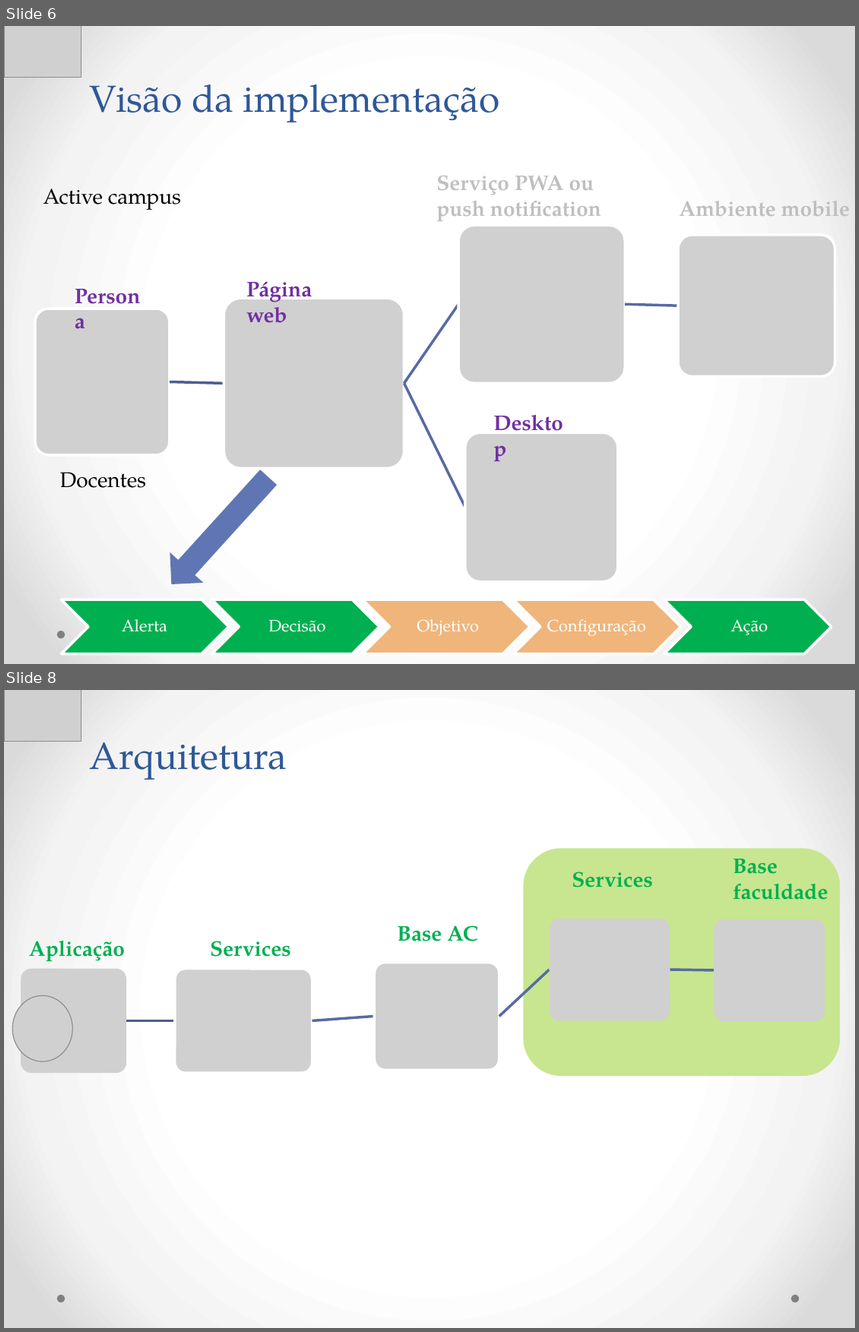
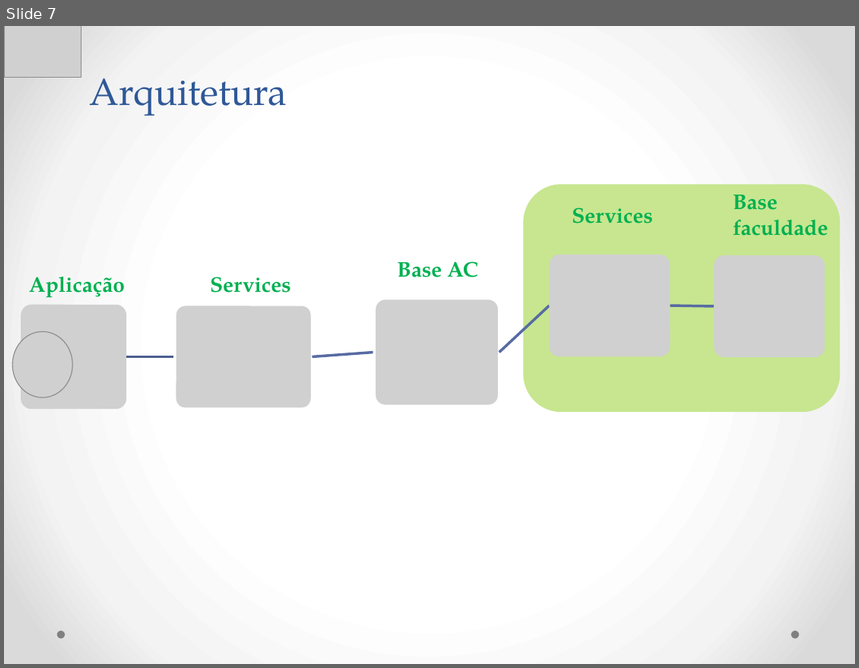
Before and after one commit to Neimarmg/TCC, a slide deck: Documentação final do projeto/Ppt-Final.pptx. Shown one above the other, each under a label of ours: slides 6 and 8 before the commit, slide 7 after it; the slides between them are not shown. The pictures are 859x1332 and 859x668 pixels, drawn with LibreOffice and Linux fonts; fonts in the diff are those of the drawing; grey boxes stand for pictures. Boxes give left, top, right and bottom in pixels: in the first picture for what was removed or moved away, otherwise in the second. Text is boxed around its words. In the diff, an @@ line names an element or a change of style, - is before the commit and + after.

```diff
--- a/Documentação final do projeto/Ppt-Final.pptx
+++ b/Documentação final do projeto/Ppt-Final.pptx
@@ slide 6 removed at (4,26,855,664), background gradient #FFFFFF to #F4F4F4 to #DADADA; not listed: 2 template elements that a slide beside it also shows @@
@@ picture removed at (4,26,82,77) @@
@@ title removed at (90,85,500,123) @@
-Visão da implementação
@@ text removed at (436,176,601,221) @@
-Serviço PWA ou push notification
@@ text removed at (44,189,181,210) @@
-Active campus
@@ text removed at (680,201,850,216) @@
-Ambiente mobile
@@ text removed at (66,278,154,312) @@
-Persona
@@ text removed at (246,281,312,323) @@
-Página web
@@ text removed at (485,406,576,439) @@
-Desktop
@@ group removed at (35,225,835,582): 5 pictures, 4 freeform shapes @@
@@ text removed at (60,472,146,488) @@
-Docentes
@@ down arrow removed at (154,463,285,601) @@
@@ group removed at (61,600,832,655): 5 chevrons, 5 texts @@
-Alerta
-Decisão
-Objetivo
-Configuração
-Ação
@@ what was slide 8 is now slide 7 @@
```
Also in this commit, not shown: 2 slides changed, 1 other slide removed.
